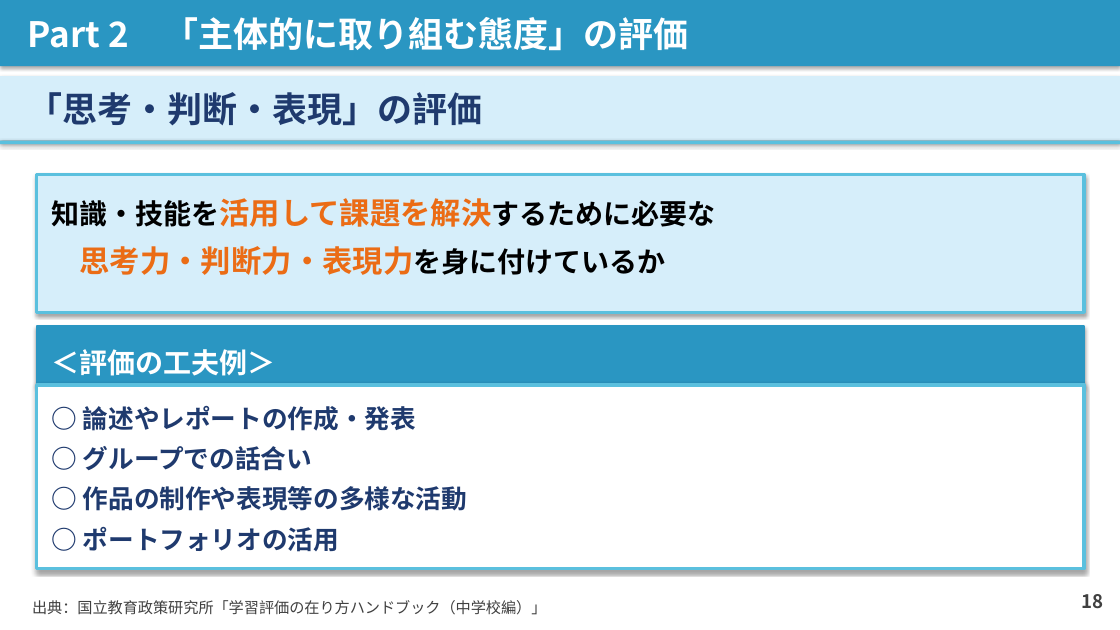
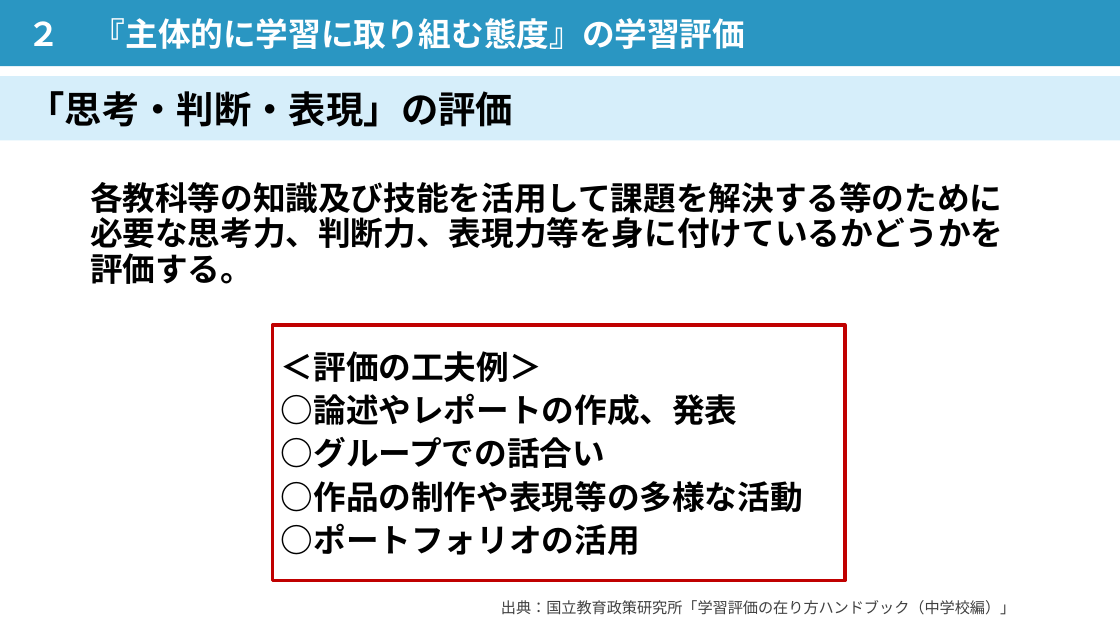
Before and after one commit to contynet730-star/con30, a slide deck: slide 16 of 講義スライド_石神井南中_20260603.pptx (slide 18 before the commit). Drawn at 1120x630 pixels with LibreOffice and Linux fonts; fonts in the diff are those of the drawing. Boxes give left, top, right and bottom in pixels: in the first picture for what was removed or moved away, otherwise in the second. Text is boxed around its words. In the diff, an @@ line names an element or a change of style, - is before the commit and + after.

```diff
--- a/講義スライド_石神井南中_20260603.pptx
+++ b/講義スライド_石神井南中_20260603.pptx
@@ rectangle "２ 『主体的に学習に取り組む態度』の学習評価" at <box>0,0,1120,66</box>: shadow off @@
@@ text in rectangle at <box>28,18,745,49</box>: text changed; size 30 to 28 pt @@
-Part 2 「主体的に取り組む態度」の評価
+２ 『主体的に学習に取り組む態度』の学習評価
@@ rectangle "「思考・判断・表現」の評価" at <box>0,76,1120,141</box>: size 30 to 32 pt, text colour #1F3A6E to #000000; shadow off @@
@@ rectangle removed at <box>0,140,1120,144</box> @@
@@ text "各教科等の知識及び技能を活用して課題を解決する等のために必要な思考力、判断力、表現力等を身に付けているかどうかを評価する ...": place and size @@
-text "各教科等の知識及び技能を活用して課題を解決する等のために必要な思考力、判断力、表現力等を身に付けているかどうかを評価する ..." at <box>37,175,1085,313</box>
+text "各教科等の知識及び技能を活用して課題を解決する等のために必要な思考力、判断力、表現力等を身に付けているかどうかを評価する ..." at <box>90,182,1003,284</box>
@@ text "各教科等の知識及び技能を活用して課題を解決する等のために必要な思考力、判断力、表現力等を身に付けているかどうかを評価する ..." at <box>90,182,1003,284</box>: fill #D6EEFA to none; outline #5BC0DE 3 pt to none; shadow off @@
@@ text at <box>90,182,1003,284</box>: text changed; size 24 to 28 pt @@
-知識・技能を活用して課題を解決するために必要な
-思考力・判断力・表現力を身に付けているか
+各教科等の知識及び技能を活用して課題を解決する等のために必要な思考力、判断力、表現力等を身に付けているかどうかを評価する。
@@ rectangle removed at <box>37,326,1085,385</box> @@
-＜評価の工夫例＞
@@ rectangle "＜評価の工夫例＞": place and size @@
-rectangle "＜評価の工夫例＞" at <box>37,385,1085,569</box>
+rectangle "＜評価の工夫例＞" at <box>272,325,844,581</box>
@@ rectangle "＜評価の工夫例＞" at <box>272,325,844,581</box>: fill #FFFFFF to none; outline #5BC0DE 3 pt to #C00000 3 pt; shadow off @@
@@ text in rectangle at <box>281,351,803,555</box>: text changed; size 22 to 28 pt; text colour #1F3A6E to #000000 @@
-○ 論述やレポートの作成・発表
-○ グループでの話合い
-○ 作品の制作や表現等の多様な活動
-○ ポートフォリオの活用
+＜評価の工夫例＞
+○論述やレポートの作成、発表
+○グループでの話合い
+○作品の制作や表現等の多様な活動
+○ポートフォリオの活用
@@ text "出典：国立教育政策研究所「学習評価の在り方ハンドブック（中学校編）」" at <box>501,600,1015,615</box>: alignment left to right @@
@@ text removed at <box>1081,594,1103,609</box> @@
-18
```
Also in this commit, not shown: 21 other slides changed, 5 slides added, 8 slides removed.
